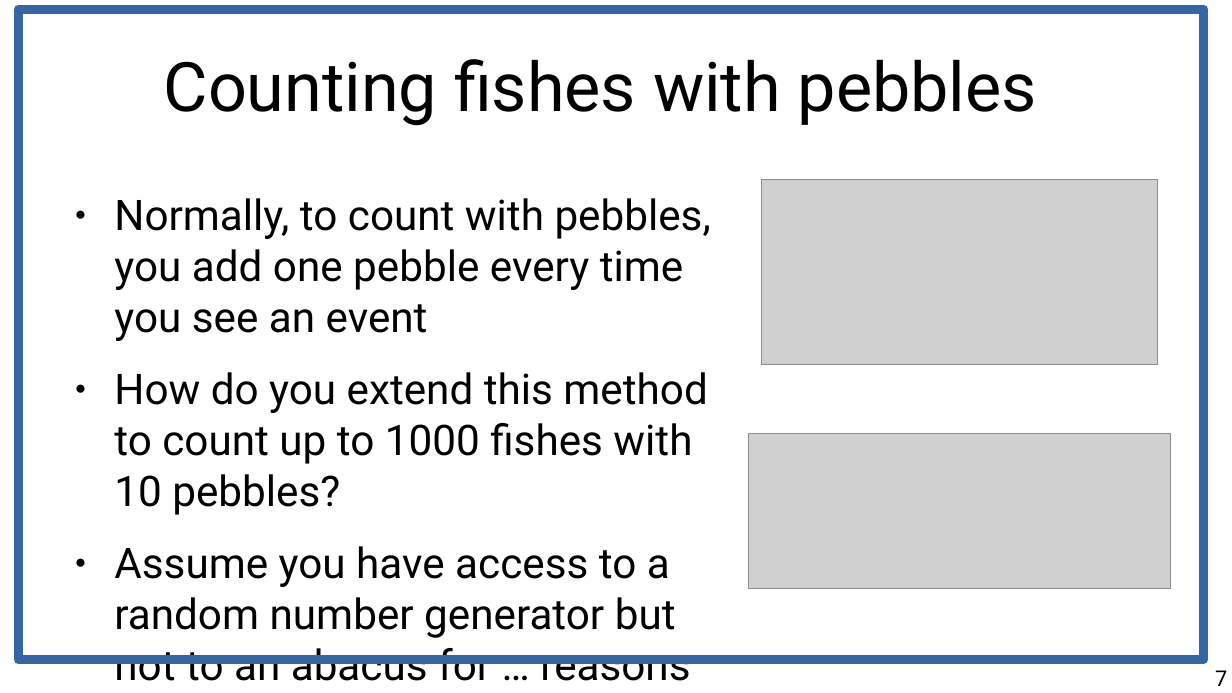
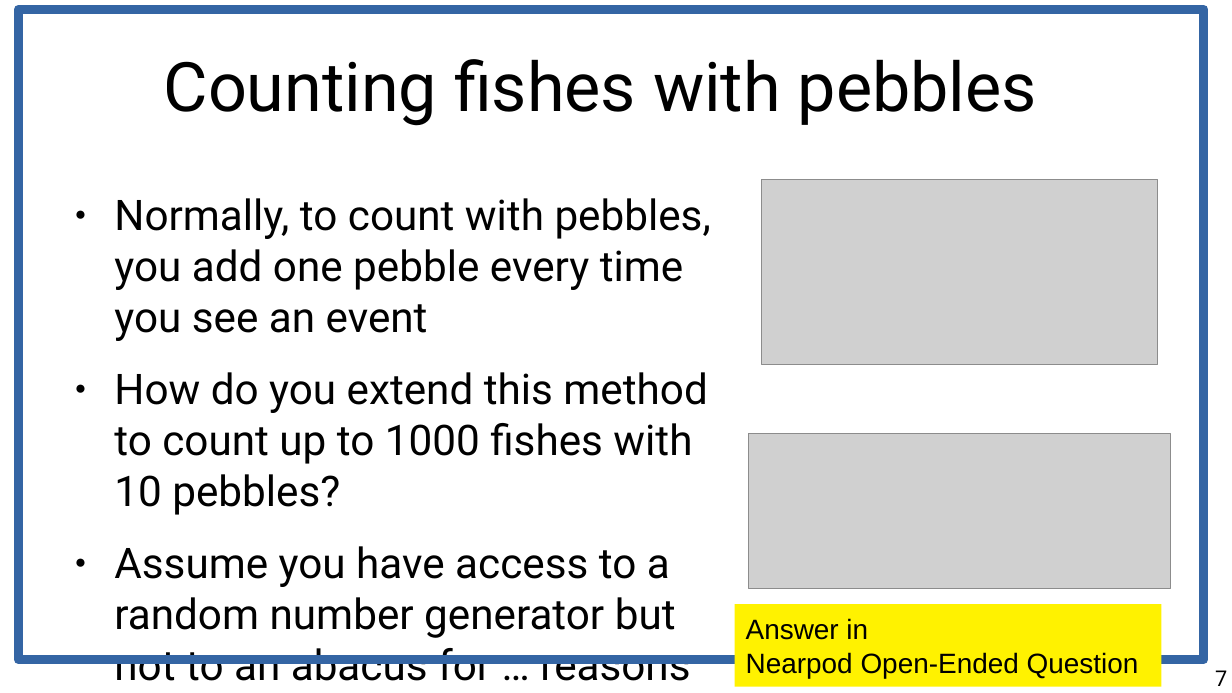
Before and after one commit to marco-calautti/data-mining-course, a slide deck: slide 7 of theory/tt25_probabilistic_counting.odp. Drawn at 1232x693 pixels with LibreOffice and Linux fonts; fonts in the diff are those of the drawing; grey boxes stand for pictures. Boxes give left, top, right and bottom in pixels: in the first picture for what was removed or moved away, otherwise in the second. Text is boxed around its words. In the diff, an @@ line names an element or a change of style, - is before the commit and + after.

```diff
--- a/theory/tt25_probabilistic_counting.odp
+++ b/theory/tt25_probabilistic_counting.odp
@@ rectangle added at (735, 605, 1162, 688), fill #FFF200, 18 pt, text #000000 @@
+Answer in
+Nearpod Open-Ended Question
```
Also in this commit, not shown: 4 other files.
